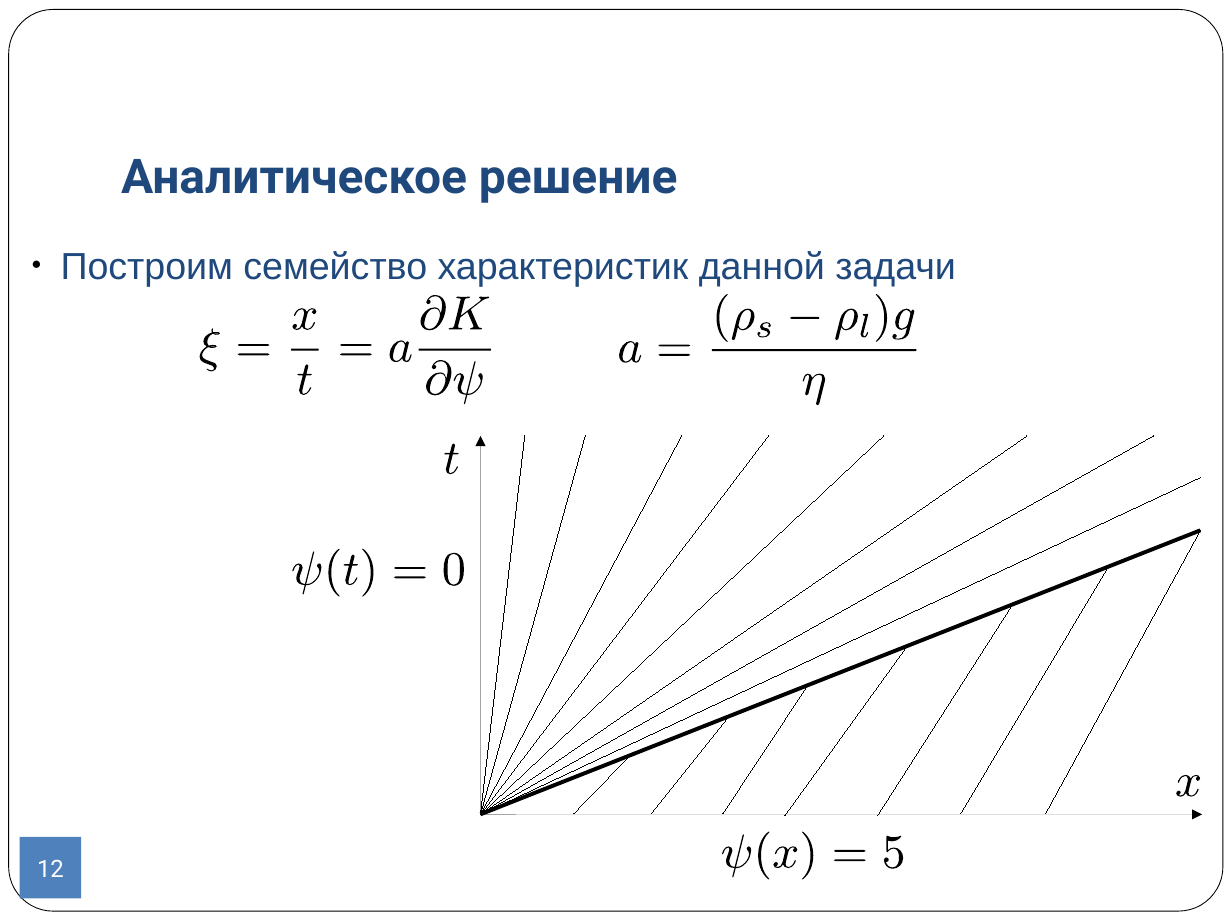
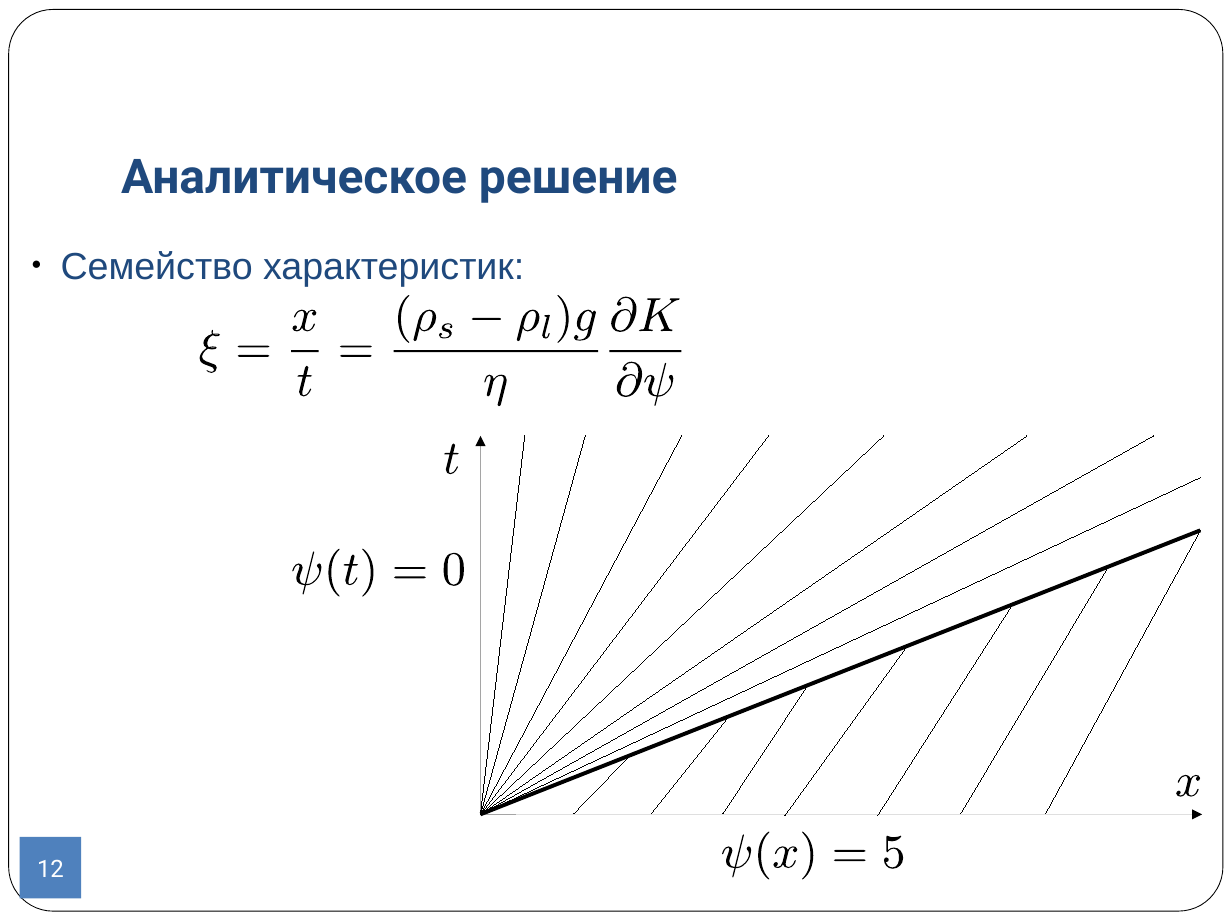
Before and after one commit to CompMathGroup/sagd, a slide deck: slide 12 of doc/Presentation.odp. Drawn at 1232x924 pixels with LibreOffice and Linux fonts; fonts in the diff are those of the drawing; background and template pictures are left out. Boxes give left, top, right and bottom in pixels: in the first picture for what was removed or moved away, otherwise in the second. Text is boxed around its words. In the diff, an @@ line names an element or a change of style, - is before the commit and + after.

```diff
--- a/doc/Presentation.odp
+++ b/doc/Presentation.odp
@@ text at [61,251,524,286]: text changed @@
-● Построим семейство характеристик данной задачи
+● Семейство характеристик:
@@ freeform shape: place and size @@
-freeform shape at [198,296,490,403]
+freeform shape at [198,294,681,404]
@@ freeform shape: place and size @@
-freeform shape at [426,360,452,395]
+freeform shape at [398,294,409,342]
@@ freeform shape: place and size @@
-freeform shape at [717,294,728,342]
+freeform shape at [557,294,568,342]
@@ freeform shape: place and size @@
-freeform shape at [732,309,754,341]
+freeform shape at [611,297,637,333]
@@ freeform shape: place and size @@
-freeform shape at [658,345,690,356]
+freeform shape at [639,298,680,331]
@@ freeform shape: place and size @@
-freeform shape at [420,294,446,330]
+freeform shape at [414,309,436,341]
@@ freeform shape: place and size @@
-freeform shape at [389,340,411,362]
+freeform shape at [439,323,452,338]
@@ freeform shape: place and size @@
-freeform shape at [448,297,489,330]
+freeform shape at [516,309,538,341]
@@ freeform shape: place and size @@
-freeform shape at [835,309,857,341]
+freeform shape at [574,309,596,340]
@@ group removed at [617,294,917,404]: 4 freeform shapes @@
@@ outline redrawn in 6 elements at [292,309,315,331], [291,350,318,352], [297,366,312,397], [200,330,221,373], [238,346,270,357], [340,346,372,357] @@
@@ 3 freeform shapes: place and size @@
-3 freeform shapes at [712,314,917,351]
+3 freeform shapes at [393,315,598,352]
@@ freeform shape: place and size @@
-freeform shape at [419,349,492,351]
+freeform shape at [610,350,683,352]
@@ freeform shape: place and size @@
-freeform shape at [453,361,483,404]
+freeform shape at [484,375,506,407]
@@ freeform shape: place and size @@
-freeform shape at [620,341,642,363]
+freeform shape at [617,362,643,398]
@@ freeform shape: place and size @@
-freeform shape at [803,373,825,405]
+freeform shape at [644,362,674,405]
```
Also in this commit, not shown: 17 other slides changed, 5 slides added, 5 slides removed, 2 other files.
